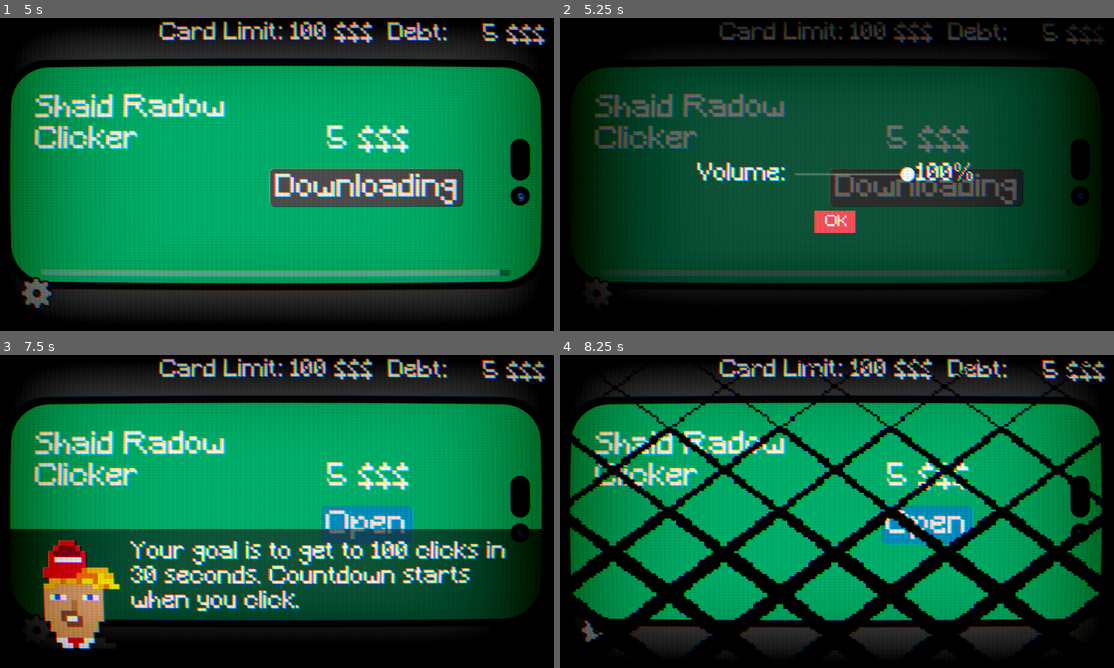
Above: before the commit, frames 1-4 (two rows, left to right).
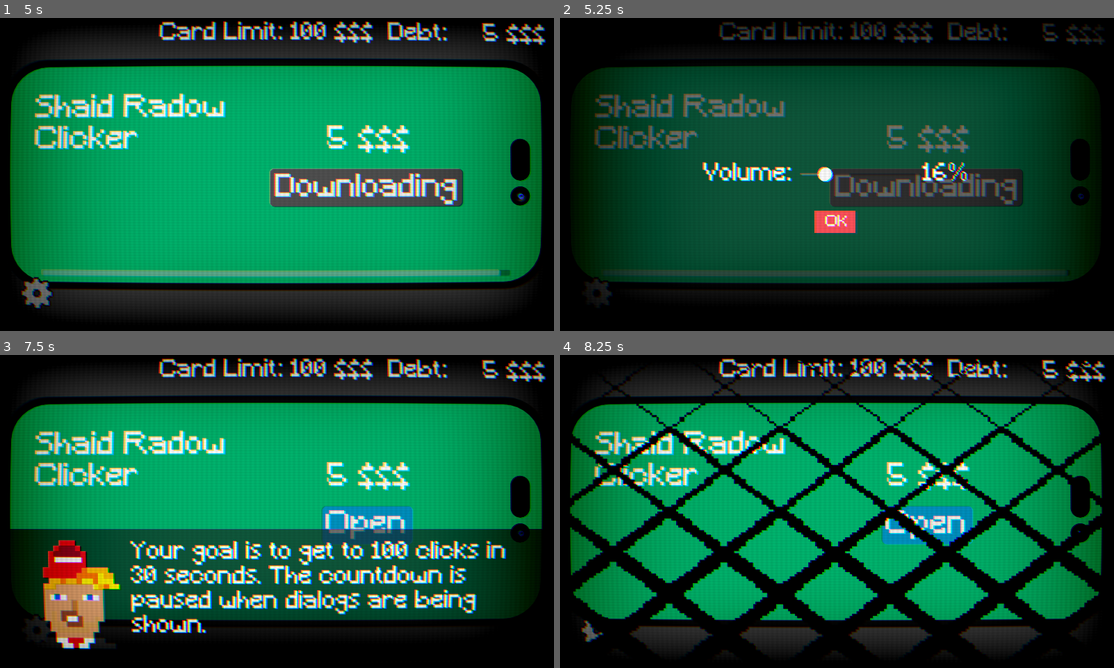
Above: after the commit, the same moments.

Repository: Heinrich-XIAO/average-mobile-game
Game: Godot game, scene res://scenes/Root.tscn
Same seed, same stepped clock (60 frames per second), same inputs: the game is played once before the commit and once after it.
Inputs (mouse positions are in pixels of both pictures, inside the frame that each line leads up to):
- Up to frame 1 (5 s): tap Enter at 0.5, 0.6, 2.1, 3.5 s; move the mouse to (398, 158) at 0.52 s; click (398, 158) at 0.67 s; tap Space at 1.25 s; move the mouse to (166, 190) at 1.27 s; tap F at 1.35, 3.6 s; click (166, 190) at 1.42 s; move the mouse to (332, 105) at 2.02 s; click (332, 105) at 2.17 s; click "Buy Game" at 2.75 s; move the mouse to (249, 237) at 3.52 s; click (249, 237) at 3.67 s; click "Downloading" at 4.25 s
- Up to frame 2 (5.25 s): click (593, 296) at 5 s
- Up to frame 3 (7.5 s): click "OK" at 5.75 s; click "Open" at 6.5 s; click "Open" at 7.25 s
- Up to frame 4 (8.25 s): click "Open" at 8 s

Frame 1 is identical in both runs. In frame 2, 1.7% of the frame differs, in the area x 24-75%, y 46-53%; in frame 3, 4.6%, in the area x 23-87%, y 67-90%; in frame 4, nothing differs.

Commit message:
pause countdown when dialogs are being shown and make dialogs unskippable.

Diff:
--- a/Globals.gd
+++ b/Globals.gd
@@ -7,6 +7,8 @@
 var total_spent: int = 0
 
 var shader_overlay
+
+var root_element: Control = null
 
 signal debt_limit_changed(newvalue)
 var debt_limit: int = 100 : set = set_debt_limit
@@ -35,6 +37,9 @@
 	debt += value
 	return true
 
+func is_dialog_shown():
+	return root_element.get_node("Dialog").visible
+
 func send_dialog(dialog: Array[String], pfp: Texture2D, skippable: bool = true, callable: Callable = func(): pass):
 	emit_signal("send_dialog_signal", dialog, pfp, callable, skippable)
 
--- a/default_bus_layout.tres
+++ b/default_bus_layout.tres
@@ -1,3 +1,4 @@
 [gd_resource type="AudioBusLayout" format=3 uid="uid://b615rckawkpmf"]
 
 [resource]
+bus/0/volume_db = -15.7883
--- a/scenes/game.gd
+++ b/scenes/game.gd
@@ -123,7 +123,7 @@
 func _process(delta):
 	count += delta * total_cps
 
-	if self.visible and not $Congrats.visible and time > 0 and can_start_time:
+	if self.visible and not $Congrats.visible and time > 0 and can_start_time and not Globals.is_dialog_shown():
 		time -= delta
 		$stopwatch.text = str(int(time-floor(time/60)*60))\
 		+"." + str(int(time*100-floor(time)*100)).pad_zeros(2)
@@ -146,7 +146,7 @@
 	start_time = current_level_data["start_time"]
 
 	if won:
-		Globals.send_dialog(["Your goal is now %s in %s seconds and your card limit has been changed to %s. Click when you are ready." % [str(int(Globals.click_goal)), str(int(start_time)), str(int(Globals.debt_limit))]], trump, false, func ():
+		Globals.send_dialog(["Your goal is now %s in %s seconds and your card limit has been changed to %s. Click when you are ready." % [str(int(Globals.click_goal)), str(int(start_time)), str(int(Globals.debt_limit))]], trump, true, func ():
 			time = start_time # Setting time to a non-zero value starts the count down
 			$Congrats.hide()
 			$LootboxPopup.hide()
@@ -176,6 +176,9 @@
 	$LootboxPopup/OK.gui_input.connect(func (event):
 		if event is InputEventMouseButton and not event.pressed and event.button_index == MOUSE_BUTTON_LEFT:
 			$LootboxPopup.hide()
+			$Lootbox/TextureRect.hide()
+			$Lootbox/TextureRect2.hide()
+			$Lootbox/TextureRect3.hide()
 	)
 
 	$Congrats/OK.gui_input.connect(func (event):
@@ -187,7 +190,7 @@
 				level_number += 1
 
 				if level_number == len(level_data):
-					Globals.send_dialog(["Suspicious transactions have been found on your account worth %s $$$." % str(Globals.total_spent), "We have frozen your card."], shiba_bank, false, func ():
+					Globals.send_dialog(["Suspicious transactions have been found on your account worth %s $$$." % str(Globals.total_spent), "We have frozen your card."], shiba_bank, true, func ():
 						var tween = create_tween()
 						tween.tween_property(Globals.shader_overlay.material, "shader_parameter/power_off", 0.0, 1.0).from(1.0)
 						fade_out_audio($Background, 5)
--- a/scenes/volume.gd
+++ b/scenes/volume.gd
@@ -4,7 +4,6 @@
 @export var audio_bus_name := "Master"
 
 @onready var _bus := AudioServer.get_bus_index(audio_bus_name)
-
 
 func _ready() -> void:
 	value = db_to_linear(AudioServer.get_bus_volume_db(_bus))
--- a/scripts/dialog.gd
+++ b/scripts/dialog.gd
@@ -23,6 +23,7 @@
 
 func close_dialog():
 	panel.hide()
+	self.hide()
 	$Buy.hide()
 
 func send_dialog(text, pfp):
--- a/scripts/phone.gd
+++ b/scripts/phone.gd
@@ -36,7 +36,7 @@
 
 	open_button.connect("gui_input", func (event):
 		if event is InputEventMouseButton and not event.pressed and event.button_index == MOUSE_BUTTON_LEFT and not has_pressed_open:
-			Globals.send_dialog(["Your goal is to get to %s clicks in 30 seconds. Countdown starts when you click." % str(int(Globals.click_goal))], trump, true, func ():
+			Globals.send_dialog(["Your goal is to get to %s clicks in 30 seconds. The countdown is paused when dialogs are being shown." % str(int(Globals.click_goal))], trump, true, func ():
 				await Fade.fade_out(1.0, Color.BLACK, "Diamond").finished
 				Globals.bought_game_state = true
 			)
--- a/scripts/root.gd
+++ b/scripts/root.gd
@@ -22,6 +22,8 @@
 	Globals.connect("debt_changed", self._debt_changed)
 	Globals.connect("debt_limit_changed", self._debt_limit_changed)
 	Globals.connect("bought_game", self._game_starts)
+
+	Globals.root_element = self
 
 	$HBoxContainer.hide()
 
